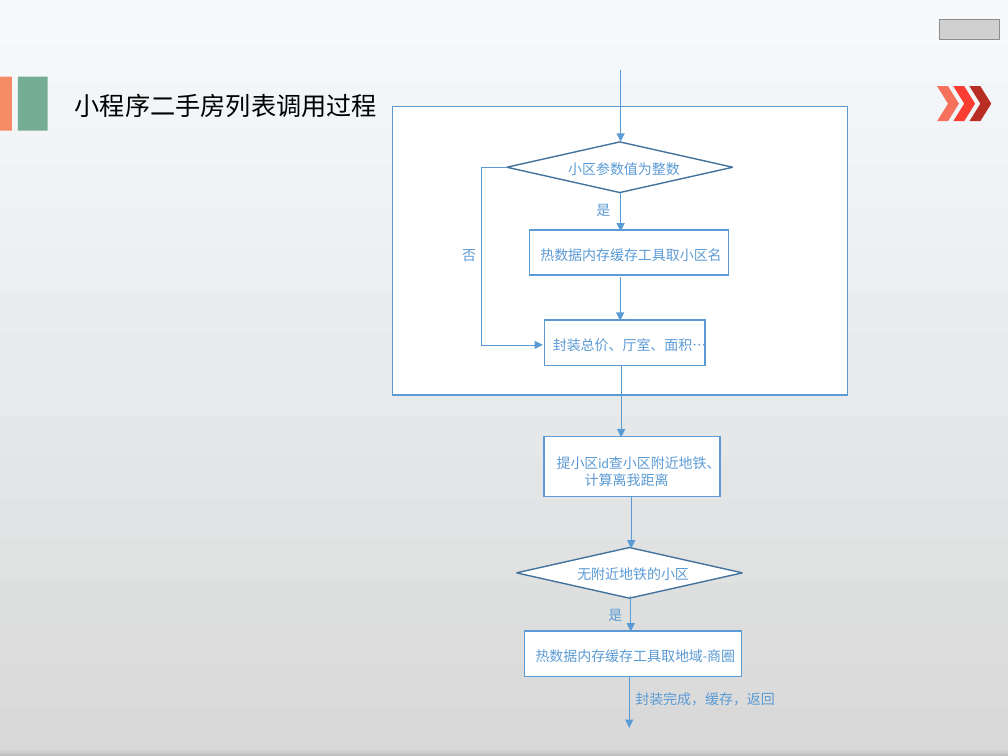
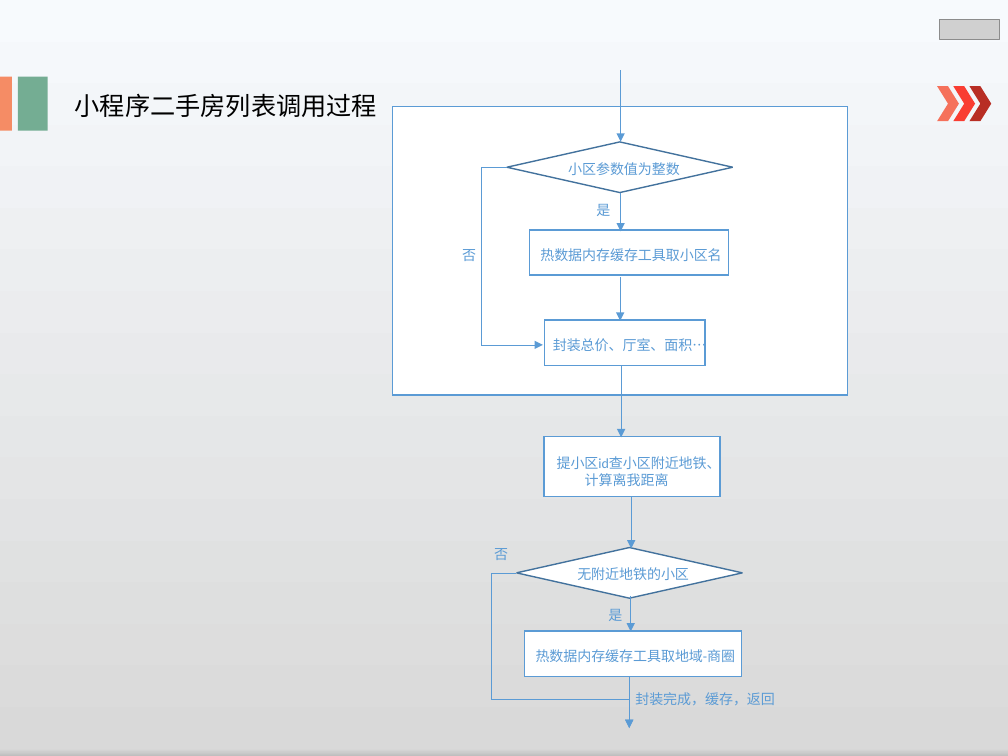
Before and after one commit to lspgithublxh/document, a slide deck: slide 16 of 业务文档跟踪/述职/shuzhi.pptx (slide 15 before the commit). Drawn at 1008x756 pixels with LibreOffice and Linux fonts; fonts in the diff are those of the drawing; grey boxes stand for pictures. Boxes give left, top, right and bottom in pixels: in the first picture for what was removed or moved away, otherwise in the second. Text is boxed around its words. In the diff, an @@ line names an element or a change of style, - is before the commit and + after.

```diff
--- a/业务文档跟踪/述职/shuzhi.pptx
+++ b/业务文档跟踪/述职/shuzhi.pptx
@@ text added at (494, 548, 508, 560), 10 pt, text #5B9BD5 @@
+否
@@ elbow arrow added from (516, 573) to (629, 728), #5B9BD5 0.5 pt @@
```
Also in this commit, not shown: 7 other slides changed, 1 slide added.
